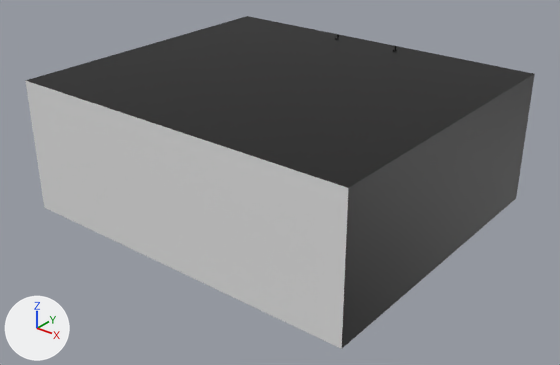
The Blender file blender/levells/workshop.blend as it was, and as the next commit left it.
Before and after are seen from a 50 mm camera at (22.6, -33.4, 18.8) aimed at (0.5, -5.7, 1.6). Every picture has the same lights, and +X, +Y and +Z are marked at lower left.

Names of what the first picture shows: 'level'.
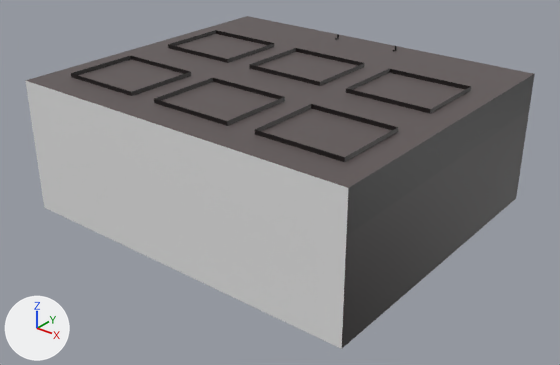
Where the change shows, as pixel boxes (x1, y1, x2, y2) in the pictures (560 x 365 px):
'level', reshaped, modifiers changed: (25, 16, 535, 349) in both
part 1 of me_plane, built on: (25, 16, 533, 190) in both

The edits, one by one:
me_plane is used by ob_level; location (0.0, 0.0, 0.0).
me_plane had 37 vertices, 11 faces and spanned x 0.0..9.4, y -13.1..3.3, z 0.0..6.9.
me_plane now has 9646 vertices, 9048 faces and spans x -9.4..9.4, y -13.1..3.3, z 0.0..7.1.
me_plane part 1: 5 vertices removed from x 0.0, y -13.1..3.3, z 0.0..6.9; 9604 vertices added at x -9.4..9.4, y -13.1..3.3, z 0.0..7.1.
me_plane now uses material mat_light1 (white #e7e7e7).
Object 'level' (ob_level) loses its MIRROR modifier named 'Mirror'.
Modifier setting removed (it was use_clip = True).
